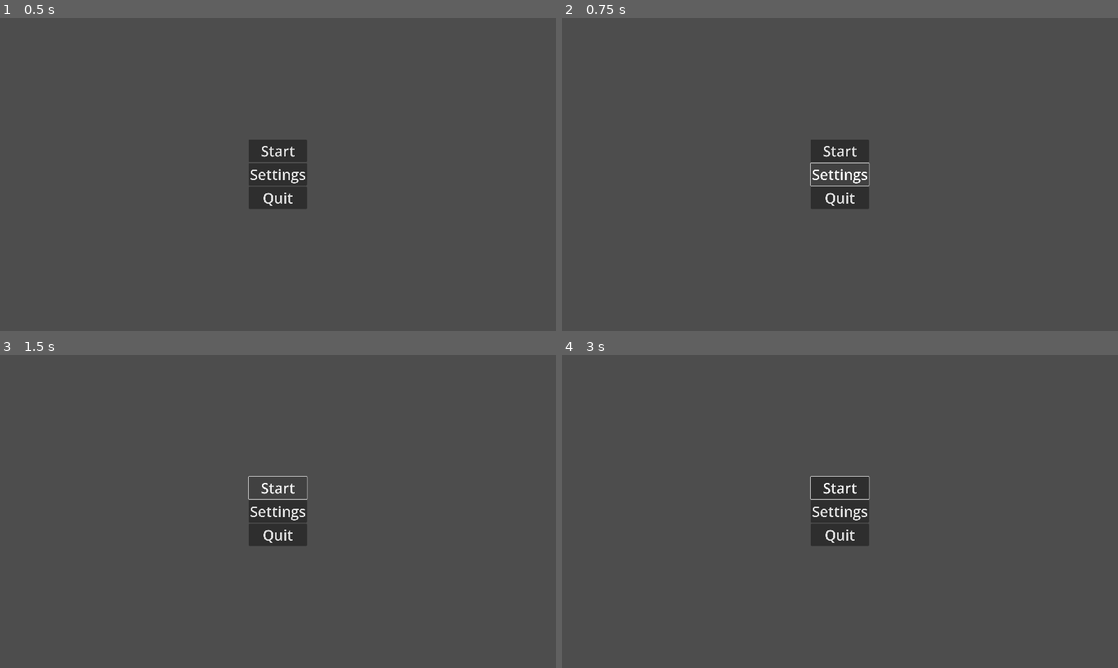
Above: before the commit, frames 1-4 (two rows, left to right).
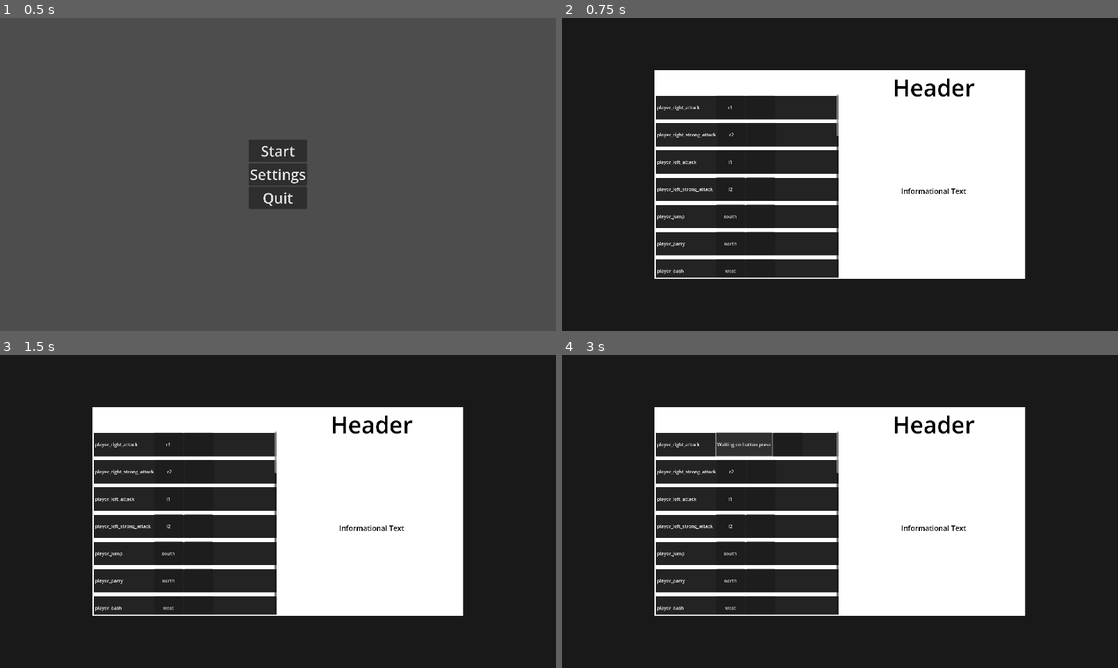
Above: after the commit, the same moments.

Repository: Ki11erRabbit/roguelike-mmo
Game: Godot game, scene res://Menus/MainMenu/title_screen.tscn
Same seed, same stepped clock (60 frames per second), same inputs: the game is played once before the commit and once after it. This scene is started directly instead of the project's main scene.
Inputs (mouse positions are in pixels of both pictures, inside the frame that each line leads up to):
- Up to frame 1 (0.5 s): no input
- Up to frame 2 (0.75 s): click "Settings" at 0.5 s
- Up to frame 3 (1.5 s): click "Start" at 1.25 s
- Up to frame 4 (3 s): click "Start" at 2 s; click (728, 445) at 2.75 s, where only the run after the commit has a clickable "r1"

Frame 1 is identical in both runs. In frame 2, 99% of the frame differs, in the area x 0-100%, y 0-100%; in frame 3, 99%; in frame 4, 99%.

Commit message:
hooked settings menu in with main menu

Diff:
--- a/InputManager/input_mapper.gd
+++ b/InputManager/input_mapper.gd
@@ -50,8 +50,8 @@
 
 	if map[binding_name] is String:
 		map[binding_name] = [map[binding_name]]
-	while index > map[binding_name].size():
-		map[binding_name].append()
+	while index >= map[binding_name].size():
+		map[binding_name].append(null)
 
 	map[binding_name][index] = binding
 
--- a/Menus/MainMenu/Setttings/keybind_change_button.gd
+++ b/Menus/MainMenu/Setttings/keybind_change_button.gd
@@ -7,6 +7,10 @@
 @export
 var variant: int = 0
 var accepting_input: bool = false
+var begin_accepting_input: bool = false
+
+const WAIT_TIME: float = 2
+var pressed_time: float = 0
 
 func initialize(button_name: String, binding: String, variant: int):
 	self.button_to_change = button_name
@@ -20,6 +24,10 @@
 # Called every frame. 'delta' is the elapsed time since the previous frame.
 func _process(delta: float) -> void:
 	if not accepting_input:
+		return
+
+	if accepting_input and not begin_accepting_input:
+		begin_accepting_input = true
 		return
 
 	var set_input: bool = false
@@ -52,6 +60,7 @@
 	if set_input:
 		accepting_input = false
 		InputManager.enable_input()
+		self.button_pressed = false
 
 func check_key(key: String) -> bool:
 	if Input.is_action_just_pressed(key):
@@ -61,6 +70,10 @@
 		return true
 	return false
 
+func activate_item():
+	self.button_pressed = true
+	emit_signal("pressed")
+
 func _on_pressed() -> void:
 	text = "Waiting on button press"
 	accepting_input = true
--- a/Menus/MainMenu/Setttings/keybind_change_button.tscn
+++ b/Menus/MainMenu/Setttings/keybind_change_button.tscn
@@ -3,6 +3,7 @@
 [ext_resource type="Script" path="res://Menus/MainMenu/Setttings/keybind_change_button.gd" id="1_rem5n"]
 
 [node name="KeybindChangeButton" type="Button"]
+custom_minimum_size = Vector2(100, 40)
 anchors_preset = 15
 anchor_right = 1.0
 anchor_bottom = 1.0
--- a/Menus/MainMenu/Setttings/settings_card.gd
+++ b/Menus/MainMenu/Setttings/settings_card.gd
@@ -18,6 +18,7 @@
 		return
 
 	current_item = (current_item + 1) % item_container.get_children().size()
+	item_container.get_children()[current_item].select_previous_item()
 
 func select_previous_item():
 	if current_item < 0:
@@ -25,6 +26,7 @@
 		return
 
 	current_item = (current_item - 1) % item_container.get_children().size()
+	item_container.get_children()[current_item].select_next_item()
 
 func select_current_items_next_item():
 	item_container.get_children()[current_item].select_next_item()
@@ -32,6 +34,9 @@
 
 func select_current_items_previous_item():
 	item_container.get_children()[current_item].select_previous_item()
+
+func activate_current_item():
+	item_container.get_children()[current_item].activate_current_item()
 
 # Called when the node enters the scene tree for the first time.
 func _ready() -> void:
--- a/Menus/MainMenu/Setttings/settings_card.tscn
+++ b/Menus/MainMenu/Setttings/settings_card.tscn
@@ -23,6 +23,7 @@
 offset_top = 84.0
 offset_right = 636.0
 offset_bottom = 716.0
+follow_focus = true
 
 [node name="ItemContainer" type="VBoxContainer" parent="ScrollContainer"]
 layout_mode = 2
--- a/Menus/MainMenu/Setttings/settings_item.gd
+++ b/Menus/MainMenu/Setttings/settings_item.gd
@@ -30,8 +30,8 @@
 		current_item = container.get_children().size() - 1
 	else:
 		current_item = (current_item + 1) % container.get_children().size()
+	skip_to_next_item(1)
 	container.get_child(current_item).grab_focus()
-	skip_to_next_item(1)
 
 
 func select_previous_item():
@@ -39,8 +39,8 @@
 		current_item = 0
 	else:
 		current_item = (current_item - 1) % container.get_children().size()
+	skip_to_next_item(-1)
 	container.get_child(current_item).grab_focus()
-	skip_to_next_item(-1)
 
 func skip_to_next_item(right: bool):
 	var direction: int = 0
@@ -54,6 +54,9 @@
 	while skip_items.get(current_item) != null:
 		current_item += direction
 
+func activate_current_item():
+	container.get_child(current_item).activate_item()
+
 # Called when the node enters the scene tree for the first time.
 func _ready() -> void:
 	items.reverse()
--- a/Menus/MainMenu/Setttings/settings_item.tscn
+++ b/Menus/MainMenu/Setttings/settings_item.tscn
@@ -20,4 +20,4 @@
 offset_left = 4.0
 offset_top = 4.0
 offset_right = 628.0
-offset_bottom = 76.0
+offset_bottom = 85.0
--- a/Menus/MainMenu/Setttings/settings_menu.gd
+++ b/Menus/MainMenu/Setttings/settings_menu.gd
@@ -57,18 +57,24 @@
 # Called every frame. 'delta' is the elapsed time since the previous frame.
 func _process(delta: float) -> void:
 	if InputManager.is_action_pressed(Actions.MainMenuActionButtons.Up, COOLDOWN):
-		pass
+		$CardSlot.get_child(0).select_previous_item()
 	elif InputManager.is_action_pressed(Actions.MainMenuActionButtons.Down, COOLDOWN):
-		pass
+		$CardSlot.get_child(0).select_next_item()
+	elif InputManager.is_action_pressed(Actions.MainMenuActionButtons.Right, COOLDOWN):
+		$CardSlot.get_child(0).select_current_items_next_item()
+	elif InputManager.is_action_pressed(Actions.MainMenuActionButtons.Left, COOLDOWN):
+		$CardSlot.get_child(0).select_current_items_previous_item()
 	elif InputManager.is_action_pressed(Actions.MainMenuActionButtons.Accept, COOLDOWN):
-		pass
+		$CardSlot.get_child(0).activate_current_item()
 	elif InputManager.is_action_pressed(Actions.MainMenuActionButtons.Reject, COOLDOWN):
-		pass
+		get_parent().stop_blocking_input()
+		self.queue_free()
 
 func create_setting_item(binding: String, header: String, description: String):
 	var bindings = InputMapper.get_binding(binding)
 	var label = Label.new()
 	label.text = binding
+	label.custom_minimum_size.x = 200
 	var items = [label]
 	if bindings is String:
 		var item = KeybindButton.instantiate()
--- a/Menus/MainMenu/Setttings/settings_menu.tscn
+++ b/Menus/MainMenu/Setttings/settings_menu.tscn
@@ -10,6 +10,12 @@
 grow_horizontal = 2
 grow_vertical = 2
 script = ExtResource("1_yrp4e")
+
+[node name="ColorRect2" type="ColorRect" parent="."]
+layout_mode = 0
+offset_right = 1920.0
+offset_bottom = 1080.0
+color = Color(0, 0, 0, 0.666667)
 
 [node name="ColorRect" type="ColorRect" parent="."]
 layout_mode = 0
--- a/Menus/MainMenu/title_screen.gd
+++ b/Menus/MainMenu/title_screen.gd
@@ -1,6 +1,7 @@
 extends Control
 
 const Actions = preload("res://InputManager/actions.gd")
+const SettingsMenu = preload("res://Menus/MainMenu/Setttings/settings_menu.tscn")
 
 enum SelectedButton { None, Start, Settings, Quit }
 @onready
@@ -13,6 +14,10 @@
 var current_selected_button: SelectedButton = SelectedButton.None
 
 const COOLDOWN = 0.2
+const WAIT_TIME: float = 2
+var pressed_time: float = 0.0
+
+var block_input: bool = false
 
 func deselect_buttons():
 	current_selected_button = SelectedButton.None
@@ -23,6 +28,8 @@
 	start_button.grab_focus()
 
 func activate_start_button():
+	start_button.button_pressed = true
+	pressed_time = WAIT_TIME
 	pass
 
 func select_settings_button():
@@ -30,15 +37,25 @@
 	settings_button.grab_focus()
 
 func activate_settings_button():
-	pass
+	settings_button.button_pressed = true
+	pressed_time = WAIT_TIME
+	start_blocking_input()
+	add_child(SettingsMenu.instantiate())
 
 func select_quit_button():
 	current_selected_button = SelectedButton.Quit
 	quit_button.grab_focus()
 
 func activate_quit_button():
+	quit_button.button_pressed = true
+	pressed_time = WAIT_TIME
 	get_tree().quit()
 
+func start_blocking_input():
+	block_input = true
+
+func stop_blocking_input():
+	block_input = false
 
 # Called when the node enters the scene tree for the first time.
 func _ready() -> void:
@@ -48,6 +65,13 @@
 # Called every frame. 'delta' is the elapsed time since the previous frame.
 func _process(delta: float) -> void:
 
+	if pressed_time > 0:
+		pressed_time -= delta
+	elif pressed_time <= 0.0:
+		pressed_time = 0
+
+	if block_input:
+		return
 
 	if InputManager.is_action_pressed(Actions.MainMenuActionButtons.Up, COOLDOWN):
 		match current_selected_button:
